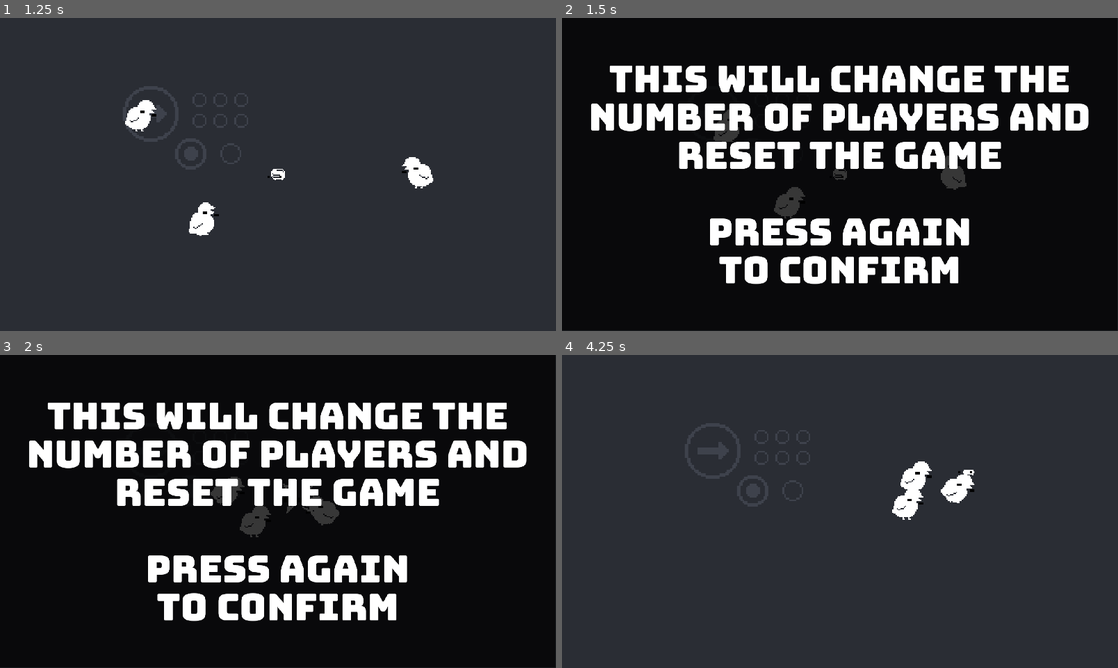
Above: before the commit, frames 1-4 (two rows, left to right).
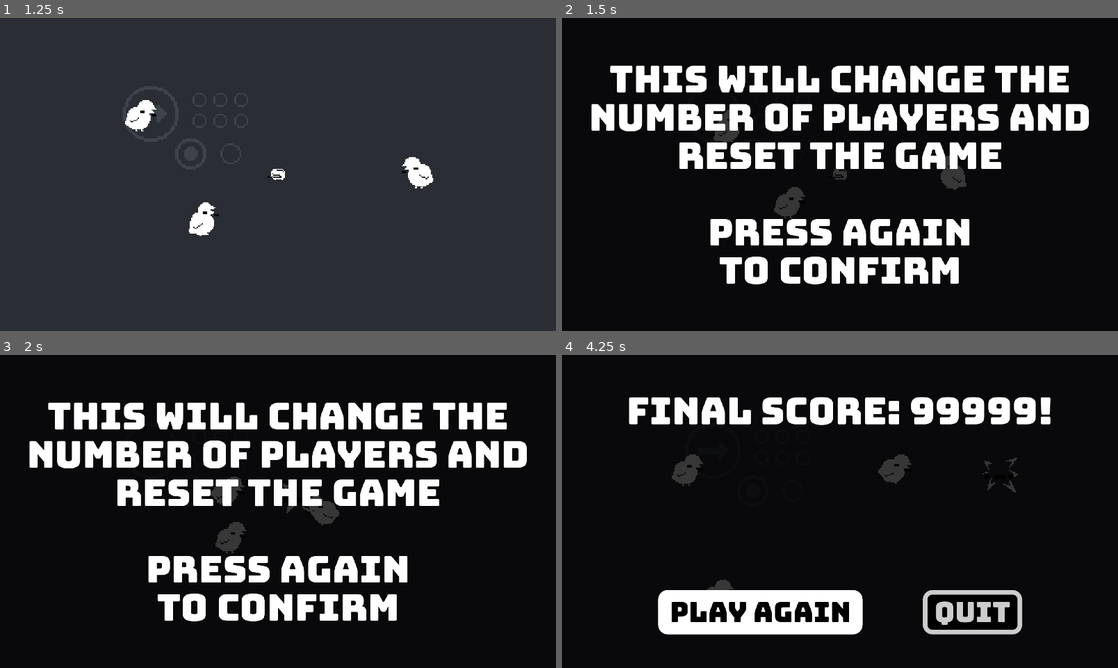
Above: after the commit, the same moments.

Repository: tm-nielsen/arcade-jam-2024
Game: Godot game, scene res://scenes/root.tscn
The game is run twice, just before and just after one commit, with the same random seed, the same clock (stepped at 60 frames per second) and the same inputs.
Inputs (mouse positions are in pixels of both pictures, inside the frame that each line leads up to):
- Up to frame 1 (1.25 s): move the mouse to (400, 158) at 0.52 s; tap 1 (select_1_player) at 0.6 s
- Up to frame 2 (1.5 s): move the mouse to (728, 190) at 1.27 s; tap 2 (select_2_players) at 1.35 s
- Up to frame 3 (2 s): no input
- Up to frame 4 (4.25 s): move the mouse to (895, 442) at 2.02 s; tap 1 (select_1_player) at 2.1, 3.6 s; move the mouse to (812, 574) at 2.77 s; tap 2 (select_2_players) at 2.85 s; move the mouse to (1006, 558) at 3.52 s

Frame 1 is identical in both runs. In frame 2, 2.9% of the frame differs, in the area x 5-100%, y 15-100%; in frame 3, 3.5%; in frame 4, 99%, in the area x 0-100%, y 0-100%.

Commit message:
Implemented basic end screen

Diff:
--- a/scenes/game.tscn
+++ b/scenes/game.tscn
@@ -1,5 +1,6 @@
-[gd_scene load_steps=8 format=3 uid="uid://bni3066uriymy"]
+[gd_scene load_steps=9 format=3 uid="uid://bni3066uriymy"]
 
+[ext_resource type="Script" path="res://scripts/game_manager.gd" id="1_diw28"]
 [ext_resource type="PackedScene" uid="uid://dp7ps7ubbnqp8" path="res://scenes/prefabs/player.tscn" id="1_xvq7o"]
 [ext_resource type="Texture2D" uid="uid://cfnskwsshydp5" path="res://sprites/ground_instructions.png" id="1_yb8dm"]
 [ext_resource type="PackedScene" uid="uid://snqevw5plu38" path="res://scenes/prefabs/enemy.tscn" id="3_bjmh1"]
@@ -21,6 +22,7 @@
 
 [node name="Game" type="Node2D"]
 texture_filter = 1
+script = ExtResource("1_diw28")
 
 [node name="Camera2D" type="Camera2D" parent="."]
 drag_left_margin = 0.25
--- a/scenes/root.tscn
+++ b/scenes/root.tscn
@@ -42,10 +42,64 @@
 size = Vector2i(480, 270)
 render_target_update_mode = 4
 
-[node name="Game" parent="GameViewportContainer/GameViewport" instance=ExtResource("1_qbhji")]
+[node name="Game" parent="GameViewportContainer/GameViewport" node_paths=PackedStringArray("final_screen", "focus_element") instance=ExtResource("1_qbhji")]
+final_screen = NodePath("../../../FinalScreen")
+focus_element = NodePath("../../../FinalScreen/Buttons/ResetButton")
+
+[node name="FinalScreen" type="Control" parent="."]
+process_mode = 3
+visible = false
+layout_mode = 1
+anchors_preset = 15
+anchor_right = 1.0
+anchor_bottom = 1.0
+grow_horizontal = 2
+grow_vertical = 2
+
+[node name="Background" type="ColorRect" parent="FinalScreen"]
+layout_mode = 1
+anchors_preset = 15
+anchor_right = 1.0
+anchor_bottom = 1.0
+grow_horizontal = 2
+grow_vertical = 2
+color = Color(0, 0, 0, 0.784314)
+
+[node name="Label" type="Label" parent="FinalScreen"]
+layout_mode = 1
+anchors_preset = -1
+anchor_left = 0.5
+anchor_right = 0.5
+offset_top = 128.0
+grow_horizontal = 2
+theme_override_font_sizes/font_size = 128
+text = "Final Score: 99999!"
+horizontal_alignment = 1
+
+[node name="Buttons" type="HBoxContainer" parent="FinalScreen"]
+layout_mode = 1
+anchors_preset = -1
+anchor_left = 0.5
+anchor_top = 1.0
+anchor_right = 0.5
+anchor_bottom = 1.0
+offset_bottom = -128.0
+grow_horizontal = 2
+grow_vertical = 0
+theme_override_constants/separation = 256
+alignment = 1
+
+[node name="ResetButton" type="Button" parent="FinalScreen/Buttons"]
+layout_mode = 2
+text = "Play Again"
+
+[node name="QuitButton" type="Button" parent="FinalScreen/Buttons"]
+layout_mode = 2
+text = "Quit"
 
 [node name="PauseMenu" type="Control" parent="." node_paths=PackedStringArray("reset_button", "quit_button")]
 process_mode = 3
+visible = false
 layout_mode = 1
 anchors_preset = 15
 anchor_right = 1.0
@@ -108,14 +162,11 @@
 
 [node name="Control" type="Control" parent="."]
 process_mode = 3
-layout_mode = 1
-anchors_preset = 15
-anchor_right = 1.0
-anchor_bottom = 1.0
-offset_left = -1.0
-offset_top = -1.0
-offset_right = -1.0
-offset_bottom = -1.0
+visible = false
+layout_mode = 1
+anchors_preset = 15
+anchor_right = 1.0
+anchor_bottom = 1.0
 grow_horizontal = 2
 grow_vertical = 2
 script = ExtResource("5_7gkuc")
@@ -149,3 +200,6 @@
 to confirm"
 horizontal_alignment = 1
 autowrap_mode = 2
+
+[connection signal="pressed" from="FinalScreen/Buttons/ResetButton" to="PauseMenu" method="reset_game"]
+[connection signal="pressed" from="FinalScreen/Buttons/QuitButton" to="PauseMenu" method="quit_game"]
--- a/scripts/character_controller.gd
+++ b/scripts/character_controller.gd
@@ -8,6 +8,8 @@
 @export var movement_speed: float = 200
 @export var animator: AnimatedSprite2D
 @export var coin_collection_area: Area2D
+
+@export_subgroup("enemy recoil", "enemy_recoil")
 @export var enemy_recoil: float = 200
 @export var enemy_recoil_damping: float = 3
 
--- a/scripts/enemy_controller.gd
+++ b/scripts/enemy_controller.gd
@@ -9,7 +9,7 @@
 
 @export_subgroup("player collision", "player_collision")
 @export var player_collision_area: Area2D
-@export var player_collision_recoil: float = 100
+@export var player_collision_recoil: float = 300
 
 
 func _ready():
--- /dev/null
+++ b/scripts/game_manager.gd
@@ -0,0 +1,16 @@
+extends Node2D
+
+@export var final_screen: Control
+@export var focus_element: Control
+
+
+func _process(_delta):
+  if are_all_players_dead() && !final_screen.visible:
+    final_screen.show()
+    focus_element.grab_focus()
+
+func are_all_players_dead() -> bool:
+  for player in get_tree().get_nodes_in_group("players"):
+    if !player.is_dead:
+      return false
+  return true
